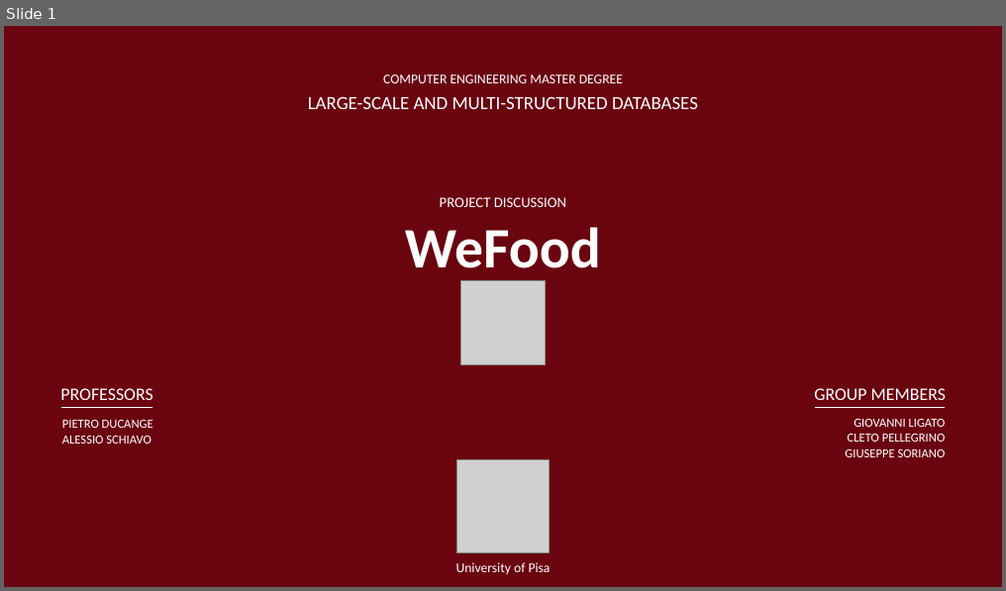
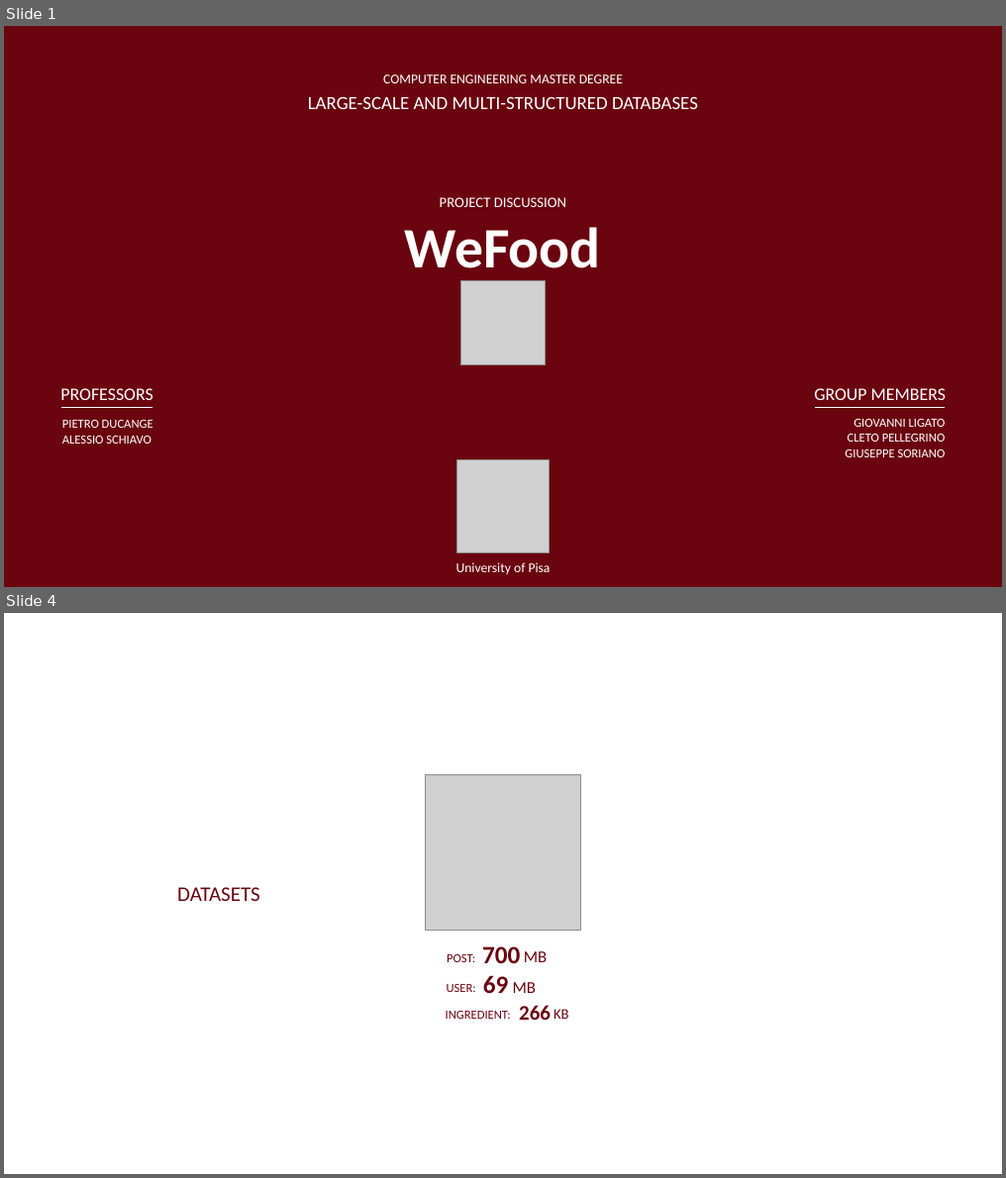
Before and after one commit to GiuseppeSoriano/WeFood, a slide deck: Slides/Final_Presentation/WeFood.pptx. Shown one above the other, each under a label of ours: slide 1 before the commit, slides 1 and 4 after it; the slides between them are not shown. The pictures are 1006x591 and 1006x1178 pixels, drawn with LibreOffice and Linux fonts; fonts in the diff are those of the drawing; grey boxes stand for pictures; background and template pictures are left out. Boxes give left, top, right and bottom in pixels: in the first picture for what was removed or moved away, otherwise in the second. Text is boxed around its words. In the diff, an @@ line names an element or a change of style, - is before the commit and + after.

```diff
--- a/Slides/Final_Presentation/WeFood.pptx
+++ b/Slides/Final_Presentation/WeFood.pptx
@@ slide 4 added at (4,613,1002,1174), background #FFFFFF @@
@@ text added at (177,887,260,901), 20 pt, text #6A040F @@
+DATASETS
@@ group added at (425,774,580,1020): 9 texts, 1 picture @@
+POST:
+700
+MB
+USER:
+69
+MB
+INGREDIENT:
+266
+KB
```
Also in this commit, not shown: 5 slides changed, 9 other slides added, 7 slides removed, 48 other files.
